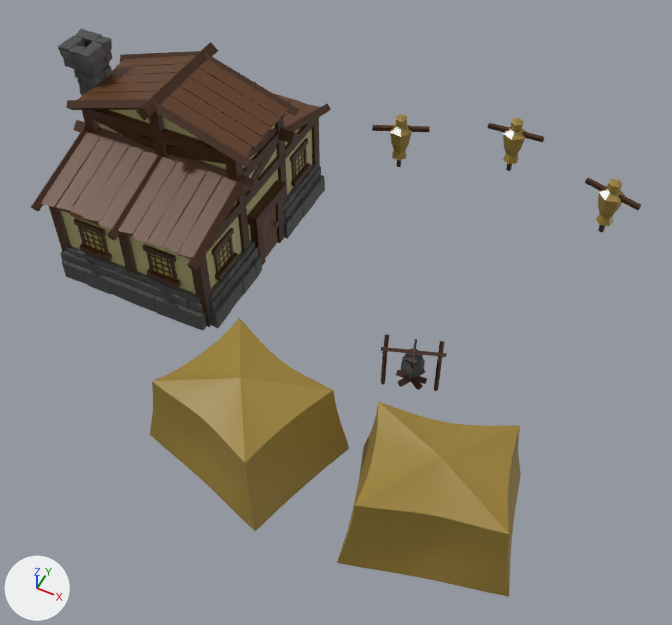
What one commit did to the FBX model Assets/ImportAssets/Building/Created/Defence/Spawner/Barrack/Barrack.fbx.
Both versions are drawn from a 50 mm lens placed at (14.1, -18.2, 20.9), pointed at (6.1, -2.2, 0.9). Lighting does not change. The marker at lower left points along +X, +Y and +Z. The picture after the commit comes second. Where no turn or scale is listed for an object, it has been applied to the vertices.

In view in the first picture: 'Bonfire', 'Building.007', 'Mannequins', 'Tent 1', 'Tent 2'.
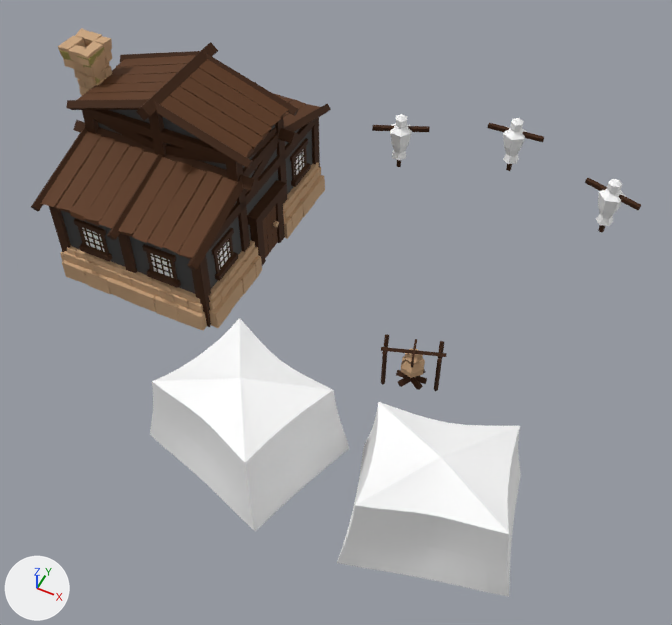
Where the newer file only moved an object's origin or applied its transform, the numbers keep the older frame.

What differs and where, as boxes [x1, y1, x2, y2] in the pictures (672 x 625 px):
'Building.007', surface changed
    both: [37, 28, 325, 330]
'Tent 2', surface changed (yellow to white)
    both: [337, 402, 521, 597]
'Tent 1', surface changed (yellow to white)
    both: [150, 318, 349, 531]
'Mannequins', surface changed
    both: [387, 114, 628, 229]
'Bonfire', surface changed (black to brown)
    both: [381, 346, 446, 381]

Diff of the bpy script that builds the scene:
```diff
--- a/Assets/ImportAssets/Building/Created/Defence/Spawner/Barrack/Barrack.fbx.py
+++ b/Assets/ImportAssets/Building/Created/Defence/Spawner/Barrack/Barrack.fbx.py
@@ mat_building @@
 mat_building.texture = img_buildings_png
+mat_building.roughness = 0.768
@@ me_cube_015 @@
 me_cube_015.from_pydata(...)  # 192 vertices, 168 faces; spans x -0.92..8.29, y -0.48..1.96, z -1.41..0.69
 # used by ob_mannequins; location = (4.56, 5.84, 1.26)
+# me_cube_015 part 2: texture (UV) coordinates of 165 of 168 faces, centred in x -0.89..8.27, y -0.39..1.83, z -1.41..0.69, changed; they spanned u 0.34..0.48, v 0.53..0.86 and now span u 0.11..0.49, v 0.16..0.86
 me_cube_015.materials.append(mat_building)
@@ me_cylinder_010 @@
 me_cylinder_010.from_pydata(...)  # 138 vertices, 108 faces; spans x -0.89..0.87, y -0.59..0.51, z -0.34..1.39
 # used by ob_bonfire; location = (8.76, -2.68, -0.02)
+# me_cylinder_010 part 5: texture (UV) coordinates of 108 of 108 faces, centred in x -0.86..0.84, y -0.54..0.46, z -0.34..1.35, changed; they spanned u 0.16..0.45, v 0.55..0.89 and now span u 0.41..0.93, v 0.5..0.89
 me_cylinder_010.materials.append(mat_building)
@@ me_cube_009 @@
 me_cube_009.from_pydata(...)  # 341 vertices, 342 faces; spans x 2.84..7.76, y -2.11..2.26, z -1.37..1.49
 # used by ob_tent_2; location = (5.69, -6.59, 1.16)
+# me_cube_009 part 1: texture (UV) coordinates of 342 of 342 faces, centred in x 2.97..7.64, y -2.01..2.16, z -1.37..1.49, changed; they spanned u 0.36..0.42, v 0.52..0.82 and now span u 0.13..0.44, v 0.16..0.81
 me_cube_009.materials.append(mat_building)
@@ me_cube_393 @@
 me_cube_393.from_pydata(...)  # 341 vertices, 342 faces; spans x -2.51..2.52, y -2.26..2.26, z -1.37..1.49
 # used by ob_tent_1; location = (5.69, -6.59, 1.16)
+# me_cube_393 part 4: texture (UV) coordinates of 342 of 342 faces, centred in x -2.37..2.39, y -2.15..2.14, z -1.37..1.49, changed; they spanned u 0.36..0.42, v 0.52..0.82 and now span u 0.13..0.44, v 0.16..0.81
 me_cube_393.materials.append(mat_building)
@@ me_cube_019 @@
 me_cube_019.from_pydata(...)  # 4530 vertices, 3578 faces; spans x -3.77..3.12, y -4.1..4.08, z -1.7..4.31
 # used by ob_building_007; location = (0.0, 0.0, 1.54)
+# me_cube_019 part 3: 3578 kept faces spanning x -3.77..3.12, y -4.1..4.08, z -1.7..4.31 get new texture (UV) coordinates
 me_cube_019.materials.append(mat_building)
```
